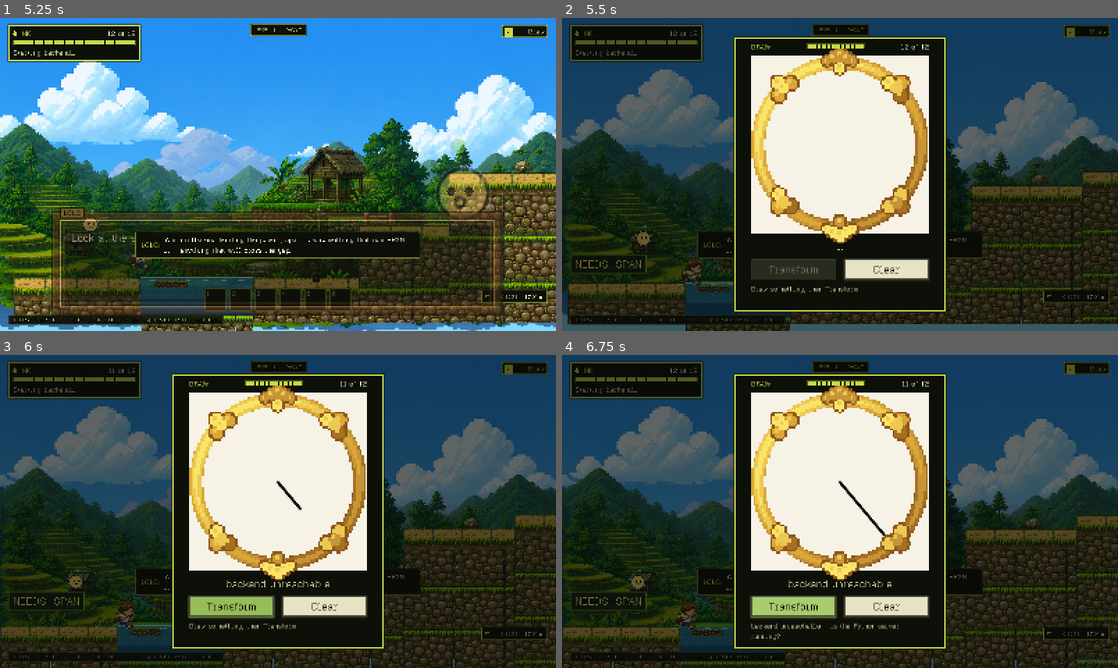
Above: before the commit, frames 1-4 (two rows, left to right).
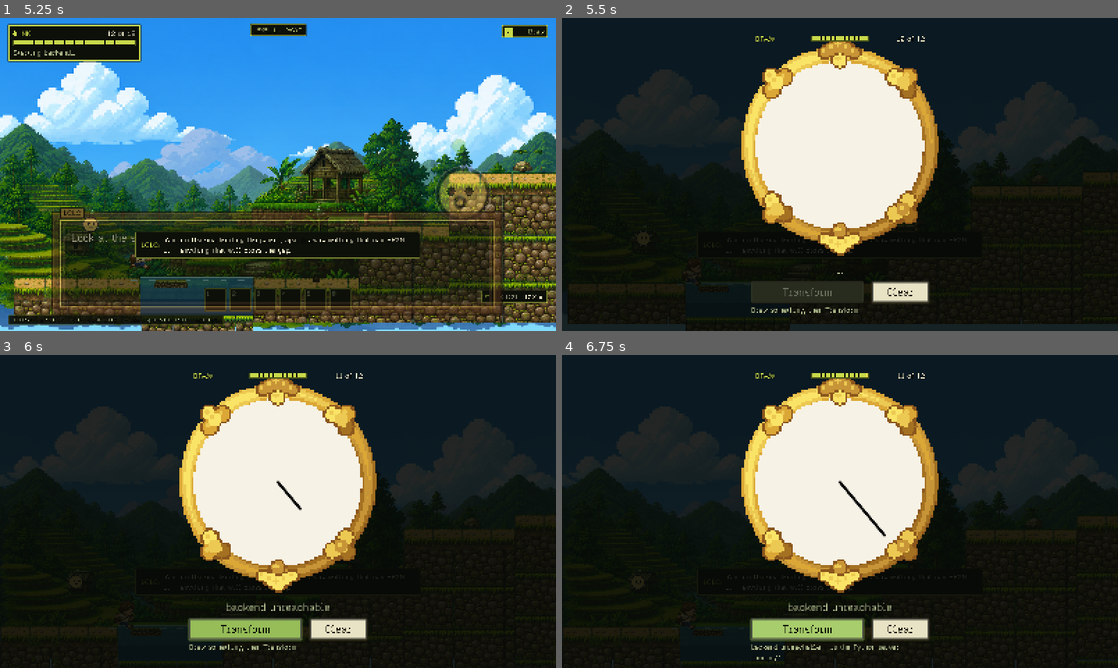
Above: after the commit, the same moments.

Repository: hyuuuan/OBRA
Game: Godot game, scene res://ui/main_menu.tscn
Two runs of this game, one before a commit and one after it. Both use one fixed random seed, a clock stepped at 60 frames per second and the inputs below.
Inputs (mouse positions are in pixels of both pictures, inside the frame that each line leads up to):
- Up to frame 1 (5.25 s): click "PLAY" at 0.5 s; click "LEVEL 1" at 1.25 s; tap R (redraw) at 2 s; move the mouse to (400, 158) at 2.02 s; hold D (move_right) 2.03-2.75 s; hold R (redraw) 2.03-2.75 s; click (400, 158) at 2.17 s; tap Space (jump) at 2.27, 2.57 s; drag from (166, 190) to (172, 312) at 2.77 s; move the mouse to (333, 105) at 3.52 s; hold A (move_left) 3.53-4.25 s; hold R (redraw) 3.53-4.25 s; click (333, 105) at 3.67 s; drag from (250, 237) to (394, 212) at 4.27 s; move the mouse to (444, 221) at 5.02 s; hold D (move_right) from 5.03 s (still down); hold F (use_utility) from 5.03 s (still down); click (444, 221) at 5.17 s
- Up to frame 2 (5.5 s): keep holding D (move_right); keep holding F (use_utility); tap Space (jump) at 5.27 s; tap R (redraw) at 5.3 s
- Up to frame 3 (6 s): tap Space (jump) at 5.57 s; release D (move_right) at 5.75 s; release F (use_utility) at 5.75 s; drag from (278, 483) to (344, 561) at 5.77 s
- Up to frame 4 (6.75 s): click "Transform" at 6.5 s

Frame 1 is identical in both runs. In frame 2, 59% of the frame differs, in the area x 0-100%, y 0-100%; in frame 3, 59%; in frame 4, 59%.

Commit message:
Make the frame the panel rather than something inside it
The oval was hung over a rectangular panel, so there were two frames on screen: a picture
frame with a dialog box behind it. The oval IS the panel now -- there is no rectangle
behind it to see the corners of, and what the player is drawing on reads as one object.

The ink meter moves with it, because a gauge belonging to a panel that no longer exists
was sitting on a corner of nothing.

Diff:
--- a/game/game_level.tscn
+++ b/game/game_level.tscn
@@ -155,30 +155,43 @@
 color = Color(0, 0, 0, 0.42)
 
 [node name="PanelRoot" type="ColorRect" parent="DrawPanel"]
-custom_minimum_size = Vector2(608, 790)
+custom_minimum_size = Vector2(660, 860)
 anchors_preset = 8
 anchor_left = 0.5
 anchor_top = 0.5
 anchor_right = 0.5
 anchor_bottom = 0.5
-offset_left = -304.0
-offset_top = -395.0
-offset_right = 304.0
-offset_bottom = 395.0
+offset_left = -330.0
+offset_top = -430.0
+offset_right = 330.0
+offset_bottom = 430.0
 grow_horizontal = 2
 grow_vertical = 2
 color = Color(0.12, 0.14, 0.16, 1)
 
+[node name="CanvasPaper" type="Control" parent="DrawPanel/PanelRoot"]
+layout_mode = 0
+offset_left = 46.0
+offset_top = 64.0
+offset_right = 614.0
+offset_bottom = 632.0
+mouse_filter = 2
+script = ExtResource("40_oval")
+moulding = 0.10
+ornament_reach = 0.141
+shows_paper = true
+shows_moulding = false
+
 [node name="SubViewportContainer" type="SubViewportContainer" parent="DrawPanel/PanelRoot"]
-custom_minimum_size = Vector2(512, 512)
-offset_left = 48.0
-offset_top = 54.0
-offset_right = 560.0
-offset_bottom = 566.0
+custom_minimum_size = Vector2(400, 400)
+offset_left = 130.0
+offset_top = 148.0
+offset_right = 530.0
+offset_bottom = 548.0
 stretch = true
 
 [node name="SubViewport" type="SubViewport" parent="DrawPanel/PanelRoot/SubViewportContainer"]
-size = Vector2i(512, 512)
+size = Vector2i(400, 400)
 render_target_update_mode = 0
 
 [node name="Paper" type="ColorRect" parent="DrawPanel/PanelRoot/SubViewportContainer/SubViewport"]
@@ -200,18 +213,20 @@
 
 [node name="CanvasFrame" type="Control" parent="DrawPanel/PanelRoot"]
 layout_mode = 0
-offset_left = 48.0
-offset_top = 54.0
-offset_right = 560.0
-offset_bottom = 566.0
+offset_left = 46.0
+offset_top = 64.0
+offset_right = 614.0
+offset_bottom = 632.0
+moulding = 0.155
+ornament_reach = 0.141
 mouse_filter = 2
 script = ExtResource("40_oval")
 
 [node name="GuessLabel" type="Label" parent="DrawPanel/PanelRoot"]
-offset_left = 48.0
-offset_top = 580.0
-offset_right = 560.0
-offset_bottom = 626.0
+offset_left = 74.0
+offset_top = 682.0
+offset_right = 586.0
+offset_bottom = 728.0
 mouse_filter = 2
 theme_override_font_sizes/font_size = 40
 text = "…"
@@ -220,26 +235,26 @@
 clip_text = true
 
 [node name="TransformButton" type="Button" parent="DrawPanel/PanelRoot"]
-offset_left = 48.0
-offset_top = 638.0
-offset_right = 292.0
-offset_bottom = 698.0
+offset_left = 74.0
+offset_top = 738.0
+offset_right = 398.0
+offset_bottom = 798.0
 focus_mode = 0
 text = "Transform"
 
 [node name="ClearButton" type="Button" parent="DrawPanel/PanelRoot"]
-offset_left = 316.0
-offset_top = 638.0
-offset_right = 560.0
-offset_bottom = 698.0
+offset_left = 422.0
+offset_top = 738.0
+offset_right = 586.0
+offset_bottom = 798.0
 focus_mode = 0
 text = "Clear"
 
 [node name="StatusLabel" type="Label" parent="DrawPanel/PanelRoot"]
-offset_left = 48.0
-offset_top = 710.0
-offset_right = 560.0
-offset_bottom = 764.0
+offset_left = 74.0
+offset_top = 806.0
+offset_right = 586.0
+offset_bottom = 852.0
 text = "Ready"
 autowrap_mode = 3
 
--- a/game/scripts/draw_panel.gd
+++ b/game/scripts/draw_panel.gd
@@ -30,6 +30,7 @@
 
 @onready var scrim: ColorRect = $Scrim
 @onready var panel_root: Control = $PanelRoot
+@onready var canvas_viewport_container: Control = $PanelRoot/SubViewportContainer
 @onready var canvas_viewport: SubViewport = $PanelRoot/SubViewportContainer/SubViewport
 @onready var canvas: Control = $PanelRoot/SubViewportContainer/SubViewport/Canvas
 @onready var canvas_frame: UIOvalFrame = $PanelRoot/CanvasFrame
@@ -84,9 +85,12 @@
 	client.set("debug_timing_logs", debug_timing_logs)
 	transform_button.pressed.connect(_on_transform_pressed)
 	clear_button.pressed.connect(_clear_canvas)
-	# The frame sits over the viewport at the same size and origin, so its opening is
-	# already in the canvas's coordinates -- no mapping, and nothing to get out of step.
-	canvas.call(&"set_drawable_bounds", canvas_frame.opening())
+	# The frame is bigger than the viewport and offset from it, so the opening has to be
+	# carried into the canvas's own coordinates. It is the one number both of them read: the
+	# ellipse the moulding opens and the ellipse ink is allowed inside are the same ellipse.
+	var hole := canvas_frame.opening()
+	hole.position += canvas_frame.position - canvas_viewport_container.position
+	canvas.call(&"set_drawable_bounds", hole)
 	canvas.stroke_cost_changed.connect(_on_stroke_cost_changed)
 	canvas.ink_blocked.connect(_on_ink_blocked)
 	client.entity_prediction_received.connect(_on_entity_prediction)
@@ -111,6 +115,7 @@
 	_submitting = false
 	client.set("debug_timing_logs", debug_timing_logs)
 	visible = true
+	_set_world_hud_visible(false)
 	canvas_viewport.render_target_update_mode = SubViewport.UPDATE_ALWAYS
 	transform_button.disabled = false
 	clear_button.disabled = false
@@ -139,6 +144,18 @@
 	_play_open_animation()
 
 
+## The in-world HUD steps aside while the canvas is up.
+##
+## It has to now. The panel used to be an opaque slab that simply covered the ink gauge, the
+## bag and the keybind row; with the slab gone they are still there behind the frame, and
+## the bag in particular sits exactly where the status line does. Dimming them was not
+## enough -- two rows of interface reading through each other is worse than either.
+func _set_world_hud_visible(shown: bool) -> void:
+	var layer := get_parent().get_node_or_null("CanvasLayer") as CanvasLayer
+	if layer != null:
+		layer.visible = shown
+
+
 func close_panel(emit_closed: bool = true, release_ink: bool = true) -> void:
 	if _open_tween != null:
 		_open_tween.kill()
@@ -148,6 +165,7 @@
 	transform_button.disabled = false
 	clear_button.disabled = false
 	visible = false
+	_set_world_hud_visible(true)
 	set_process(false)
 	_clear_guess()
 	canvas_viewport.render_target_update_mode = SubViewport.UPDATE_DISABLED
@@ -235,25 +253,16 @@
 ## the game. Everything below is appearance -- no node is added or removed that the panel's
 ## behaviour depends on.
 func _style_panel() -> void:
-	scrim.color = Color(UISkin.INK.r, UISkin.INK.g, UISkin.INK.b, 0.62)
-	# The ColorRect stops painting its own slab; a Panel behind everything carries the
-	# frame instead, because a ColorRect cannot hold a stylebox.
+	# Darker than it was, because the panel behind the controls is gone. With a slab under
+	# them the buttons and the status line had their own ground; floating over the level they
+	# only have the scrim, and at 0.62 the terraces still read straight through the words.
+	scrim.color = Color(UISkin.INK.r, UISkin.INK.g, UISkin.INK.b, 0.88)
+	# NOTHING BEHIND THE FRAME. The panel used to be a lime-bordered slab with the gilt oval
+	# drawn on top of it, which read as two objects -- a mirror sitting in a box -- and the
+	# box was the one the eye found first. The oval IS the panel now: what opens is the
+	# frame, over the scrim, with the header above it and the buttons below. The root keeps
+	# its size because everything else is laid out against it, and paints nothing.
 	panel_root.set("color", Color(0.0, 0.0, 0.0, 0.0))
-	var frame := Panel.new()
-	frame.name = "Frame"
-	frame.set_anchors_and_offsets_preset(Control.PRESET_FULL_RECT)
-	frame.add_theme_stylebox_override(&"panel", HudPanel.frame())
-	frame.mouse_filter = Control.MOUSE_FILTER_IGNORE
-	panel_root.add_child(frame)
-	panel_root.move_child(frame, 0)
-
-	# No sunken well behind the page any more. The gilt oval is the thing the paper is set
-	# into, and a rectangle drawn a few pixels outside it only showed as a stray box around
-	# a round frame -- two edges disagreeing about what shape the canvas is.
-
-	# The four lime corner brackets that used to sit on the page are gone: the gilt oval
-	# says "this is the thing you are working in" far better than they did, and two frames
-	# around one piece of paper is one frame too many.
 	var paper := canvas_viewport.get_node_or_null("Paper") as ColorRect
 	if paper != null:
 		# Paper, not printer white. The ink is black and the drawing is the point, so this
@@ -281,7 +290,7 @@
 	caption.name = "Caption"
 	caption.text = "DRAW"
 	caption.theme_type_variation = &"HudCaption"
-	caption.position = Vector2(48.0, 14.0)
+	caption.position = Vector2(86.0, 26.0)
 	caption.mouse_filter = Control.MOUSE_FILTER_IGNORE
 	panel_root.add_child(caption)
 
@@ -290,14 +299,14 @@
 	_ink_value.text = ""
 	_ink_value.horizontal_alignment = HORIZONTAL_ALIGNMENT_RIGHT
 	_ink_value.theme_type_variation = &"HudValue"
-	_ink_value.position = Vector2(392.0, 14.0)
+	_ink_value.position = Vector2(406.0, 26.0)
 	_ink_value.size = Vector2(168.0, 24.0)
 	_ink_value.mouse_filter = Control.MOUSE_FILTER_IGNORE
 	panel_root.add_child(_ink_value)
 
 	_ink_gauge = HudPanel.Gauge.new()
 	_ink_gauge.name = "InkGauge"
-	_ink_gauge.position = Vector2(210.0, 20.0)
+	_ink_gauge.position = Vector2(248.0, 32.0)
 	_ink_gauge.size = Vector2(164.0, 14.0)
 	panel_root.add_child(_ink_gauge)
 
--- a/game/scripts/ink_manager.gd
+++ b/game/scripts/ink_manager.gd
@@ -7,7 +7,10 @@
 signal ink_exhausted
 
 @export var capacity: float = 12.0
-@export var canvas_size: Vector2 = Vector2(512.0, 512.0)
+## The canvas one ink unit is measured against. Follows the viewport: a unit is a canvas
+## diagonal of stroke, so shrinking the surface without moving this would quietly make every
+## drawing cost more ink than the budget was tuned for.
+@export var canvas_size: Vector2 = Vector2(400.0, 400.0)
 
 var committed: float = 0.0
 var reserved: float = 0.0
